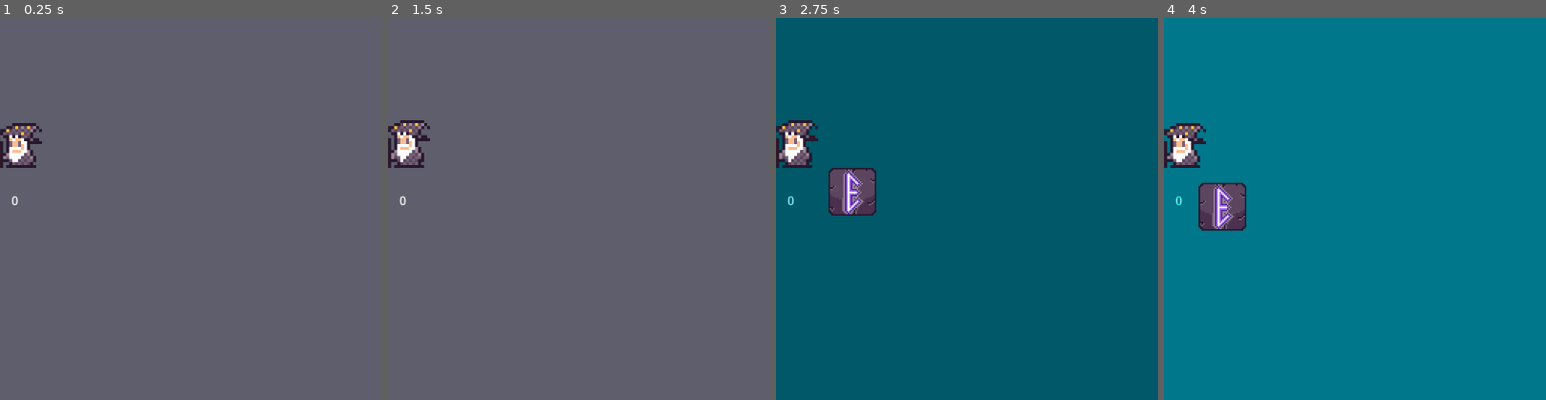
Above: before the commit, frames 1-4 (left to right).
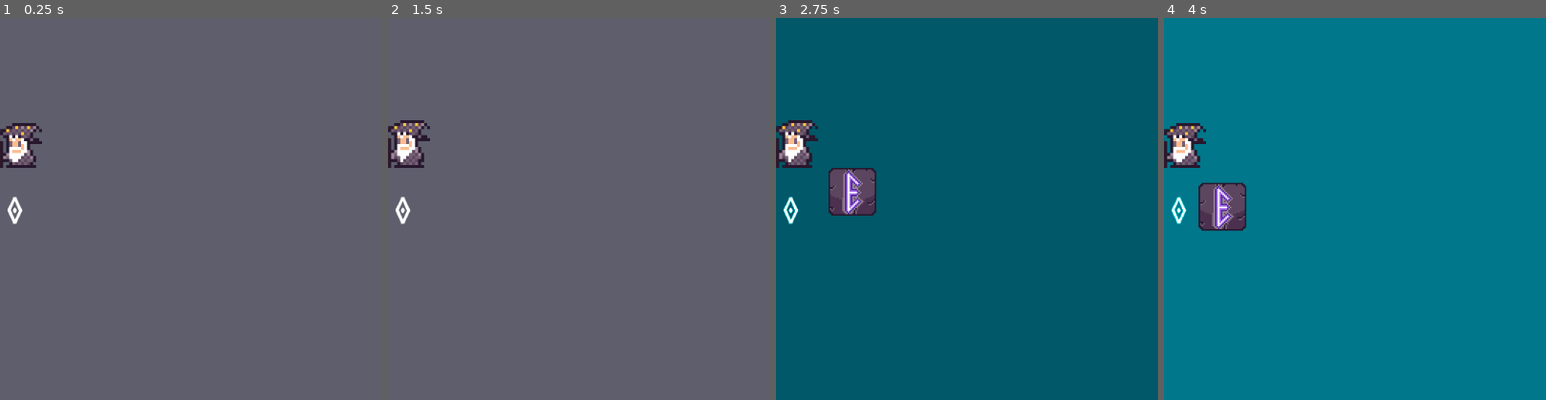
Above: after the commit, the same moments.

Repository: fourbytes/LD55
Game: Godot game, scene res://Main.tscn
Same seed, same stepped clock (60 frames per second), same inputs: the game is played once before the commit and once after it.
Inputs (mouse positions are % of the whole screen's width and height, from its top left):
- Up to frame 1 (0.25 s): no input
- Up to frame 2 (1.5 s): click (93, 94) at 0.5 s; click (93, 94) at 1.25 s
- Up to frame 3 (2.75 s): click (93, 94) at 2 s
- Up to frame 4 (4 s): move the mouse to (72, 45) at 2.77 s; click (72, 45) at 2.85 s; move the mouse to (30, 55) at 3.52 s; click (30, 55) at 3.6 s
The pictures show only the part of the screen within x 48-98%, y 27-77%; the shares and areas given below are measured in that part.

The runs differ from the first frame. In frame 1, 0.2% of the frame differs, in the area x 2-6%, y 46-54%; in frame 2, 0.2%; in frame 3, 0.2%; in frame 4, 0.2%.

Commit message:
more stuff

Diff:
--- /dev/null
+++ b/scenes/GameOver/Scoreboard.tscn
@@ -0,0 +1,29 @@
+[gd_scene format=3 uid="uid://bx28x8s7ecoo5"]
+
+[node name="Scoreboard" type="Control"]
+layout_mode = 3
+anchors_preset = 15
+anchor_right = 1.0
+anchor_bottom = 1.0
+grow_horizontal = 2
+grow_vertical = 2
+
+[node name="ColorRect" type="ColorRect" parent="."]
+layout_mode = 0
+offset_right = 500.0
+offset_bottom = 400.0
+color = Color(0.117647, 0.117647, 0.117647, 1)
+
+[node name="VBoxContainer" type="VBoxContainer" parent="ColorRect"]
+layout_mode = 1
+anchors_preset = 15
+anchor_right = 1.0
+anchor_bottom = 1.0
+offset_right = -500.0
+offset_bottom = -400.0
+grow_horizontal = 2
+grow_vertical = 2
+
+[node name="Label" type="Label" parent="ColorRect/VBoxContainer"]
+layout_mode = 2
+text = "Scoreboard"
--- a/scenes/GameSession/Scoreboard/Scoreboard.tscn
+++ b/scenes/GameSession/Scoreboard/Scoreboard.tscn
@@ -1,6 +1,11 @@
-[gd_scene load_steps=2 format=3 uid="uid://d2bytwpjq4yl8"]
+[gd_scene load_steps=4 format=3 uid="uid://d2bytwpjq4yl8"]
 
 [ext_resource type="Script" path="res://scenes/GameSession/Scoreboard/Scoreboard.gd" id="1_1utvu"]
+[ext_resource type="FontFile" uid="uid://1yi50wv7ciot" path="res://assets/fonts/NorseBold-2Kge.otf" id="1_o2oeh"]
+
+[sub_resource type="LabelSettings" id="LabelSettings_wrtw4"]
+font = ExtResource("1_o2oeh")
+font_size = 48
 
 [node name="Scoreboard" type="Control"]
 layout_mode = 3
@@ -14,5 +19,6 @@
 layout_mode = 0
 offset_right = 40.0
 offset_bottom = 23.0
+label_settings = SubResource("LabelSettings_wrtw4")
 horizontal_alignment = 1
 script = ExtResource("1_1utvu")
--- a/store.gd
+++ b/store.gd
@@ -5,6 +5,17 @@
 var selected_tiles: Array[Tile] = []
 var detectWord = DetectWord.new()
 var currentSession = GameSession.new()
+
+var scoreboard = [{
+	score: 1000,
+	name: "OJR"
+}, {
+	score: 500,
+	name: "EJ",
+}, {
+	score: 50,
+	name: "FOU"
+}]
 
 signal score_changed(new_score)
 signal tiles_changed(new_tiles)
Not shown: 2 places in scenes/GameOver/GameOver.tscn that only renumber resources
